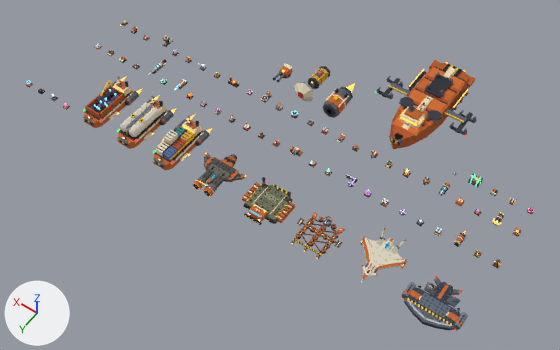
The glTF model public/models/ships.glb: old version first, new version second.
Camera for both pictures: a camera (50 mm lens) standing at (-6.0, 37.6, 69.9) and looking at (27.9, -9.9, -4.7). The lights are fixed; the arrows at lower left show +X, +Y and +Z. The picture after the commit comes second. Where no turn or scale is listed for an object, it has been applied to the vertices.

Names of what the first picture shows: 'hammer_hull', 'hauler_0_hull', 'hauler_1_hull', 'hauler_2_hull', 'kestrel_hull', 'lattice_hull', 'mule_hull', 'runner_engine_body', 'runner_hull', 'runner_pod_body', 'runner_pod_chute', 'runner_turret_body', 'wasp_hull' and 19 more.
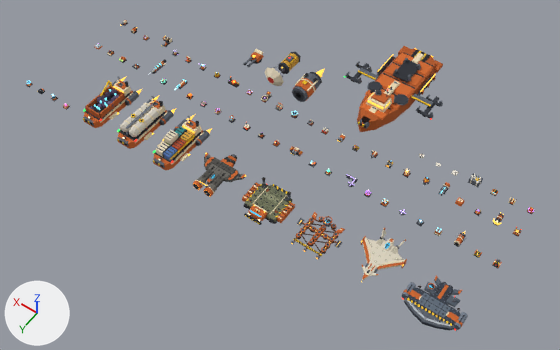
Not visible in the pictures: 'gear'.

Boxes (x1, y1, x2, y2) around the edits, measured in the pictures (560 x 350 px):
'runner_hull', moved: before (375, 60, 477, 149); after (344, 46, 443, 132)
'runner_engine_body', moved: before (322, 87, 353, 118); after (292, 72, 322, 102)
'runner_pod_body', moved: before (308, 66, 330, 89); after (278, 52, 301, 74)
'runner_pod_chute', moved: before (294, 81, 314, 102); after (265, 66, 284, 86)
'runner_turret_body', moved: before (273, 63, 293, 82); after (243, 49, 264, 67)
'patch', added: after (451, 170, 459, 176)
'bundle', added: after (419, 153, 424, 158)

What changed in the scene script:
```text
Add mat_c_ece6d8:
    mat_c_ece6d8 = principled_material('c_ece6d8')
    mat_c_ece6d8.base_color = (0.839, 0.791, 0.687)  # white #ece6d8
    mat_c_ece6d8.roughness = 1.0
Add mat_c_1a161c:
    mat_c_1a161c = principled_material('c_1a161c')
    mat_c_1a161c.base_color = (0.0103, 0.00802, 0.0116)  # black #1a161c
    mat_c_1a161c.roughness = 1.0
Add mat_c_b8b0a0:
    mat_c_b8b0a0 = principled_material('c_b8b0a0')
    mat_c_b8b0a0.base_color = (0.479, 0.434, 0.352)  # grey #b8b0a0
    mat_c_b8b0a0.roughness = 1.0
Add mat_c_a0562e:
    mat_c_a0562e = principled_material('c_a0562e')
    mat_c_a0562e.base_color = (0.352, 0.0931, 0.0273)  # brown #a0562e
    mat_c_a0562e.roughness = 1.0
Add me_patch:
    me_patch.from_pydata(...)  # 144 vertices, 224 faces; spans x -0.33..0.33, y -0.33..0.33, z -0.025..0.14
    # faces by material slot: [12, 12, 80, 120]
    me_patch.materials.append(mat_c_ece6d8)  # white #ece6d8
    me_patch.materials.append(mat_c_b8b0a0)  # grey #b8b0a0
    me_patch.materials.append(mat_c_5c626c)  # dark grey #5c626c
    me_patch.materials.append(mat_c_1a161c)  # black #1a161c
Add me_bundle:
    me_bundle.from_pydata(...)  # 144 vertices, 240 faces; spans x -0.296..0.386, y -0.33..0.33, z -0.02..0.244
    # faces by material slot: [88, 64, 52, 24, 12]
    me_bundle.materials.append(mat_c_ece6d8)  # white #ece6d8
    me_bundle.materials.append(mat_c_b8b0a0)  # grey #b8b0a0
    me_bundle.materials.append(mat_c_1a161c)  # black #1a161c
    me_bundle.materials.append(mat_c_a0562e)  # brown #a0562e
    me_bundle.materials.append(mat_c_5c626c)  # dark grey #5c626c
Add me_coin:
    me_coin.from_pydata(...)  # 64 vertices, 108 faces; spans x -0.297..0.386, y -0.247..0.311, z -0.02..0.144
    # faces by material slot: [44, 32, 20, 12]
    me_coin.materials.append(mat_c_ece6d8)  # white #ece6d8
    me_coin.materials.append(mat_c_b8b0a0)  # grey #b8b0a0
    me_coin.materials.append(mat_c_1a161c)  # black #1a161c
    me_coin.materials.append(mat_c_a0562e)  # brown #a0562e
Remove ob_gear:
    ob_gear = bpy.data.objects.new('gear', me_gear)
    ob_gear.location = (9.51, -18.66, 0.0)
Change ob_runner_hull:
    ob_runner_hull.location: (17.52, -27.04, 0.0) -> (22.11, -27.04, 0.0)
Change ob_runner_pod_body:
    ob_runner_pod_body.location: (30.82, -22.56, 0.0) -> (35.4, -22.56, 0.0)
Change ob_runner_pod_chute:
    ob_runner_pod_chute.location: (30.82, -19.16, 0.2) -> (35.4, -19.16, 0.2)
Change ob_runner_engine_body:
    ob_runner_engine_body.location: (26.55, -20.14, 0.0) -> (31.14, -20.14, 0.0)
Change ob_runner_turret_body:
    ob_runner_turret_body.location: (34.64, -20.54, 0.0) -> (39.22, -20.54, 0.0)
Add ob_patch:
    ob_patch = bpy.data.objects.new('patch', me_patch)
    ob_patch.location = (9.62, -18.77, 0.0)
Add ob_bundle:
    ob_bundle = bpy.data.objects.new('bundle', me_bundle)
    ob_bundle.location = (13.93, -18.77, 0.0)
Add ob_coin:
    ob_coin = bpy.data.objects.new('coin', me_coin)
    ob_coin.location = (11.75, -18.76, 0.0)
```
